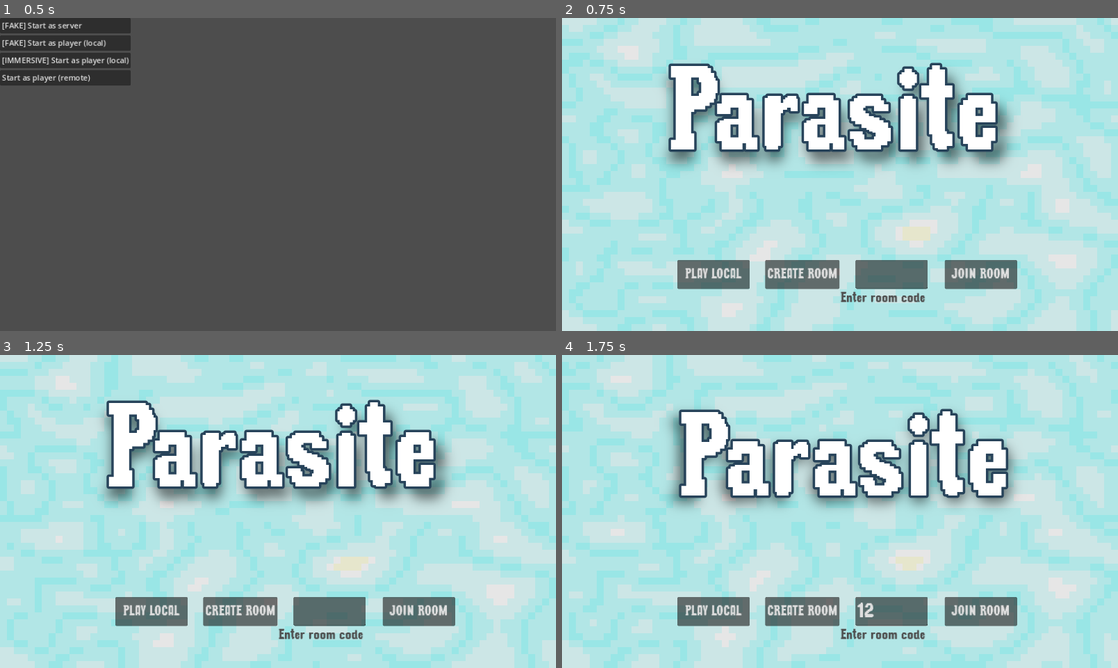
Above: before the commit, frames 1-4 (two rows, left to right).
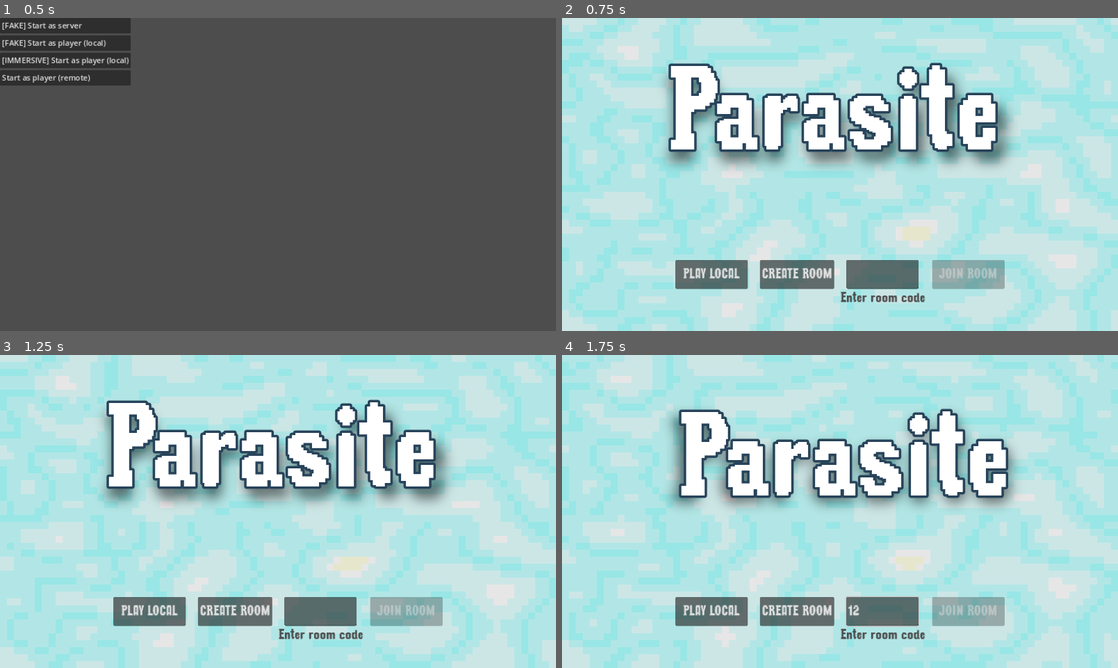
Above: after the commit, the same moments.

Repository: patator62180/GDWL_67
Game: Godot game, scene res://scenes/main/main.tscn
Two runs of this game, one before a commit and one after it. Both use one fixed random seed, a clock stepped at 60 frames per second and the inputs below.
Inputs (mouse positions are in pixels of both pictures, inside the frame that each line leads up to):
- Up to frame 1 (0.5 s): no input
- Up to frame 2 (0.75 s): click "[FAKE] Start as player (local)" at 0.5 s
- Up to frame 3 (1.25 s): no input
- Up to frame 4 (1.75 s): click (890, 611) at 1.27 s; type "12" at 1.35 s

Frame 1 is identical in both runs. In frame 2, 2.5% of the frame differs, in the area x 20-82%, y 77-87%; in frame 3, 2.5%; in frame 4, 2.7%.

Commit message:
Room code disable if <4 char

Diff:
--- a/scenes/menus/choices_screen.gd
+++ b/scenes/menus/choices_screen.gd
@@ -5,7 +5,7 @@
 @export var create_button: Button
 @export var join_button: Button
 @export var play_local_button: Button
-@export var join_room_code: TextEdit
+@export var join_room_code: LineEdit
 @export var game_scene: PackedScene
 @export var node_to_replace: Node
 @export var animation_player: AnimationPlayer
@@ -17,6 +17,7 @@
     create_button.pressed.connect(create_game_room)
     join_button.pressed.connect(join_game_room)
     play_local_button.pressed.connect(on_play_local)
+    join_room_code.text_changed.connect(on_join_room_code_changed)
 
 func on_play_local():
     var game = game_scene.instantiate()
@@ -49,3 +50,6 @@
         visible = false
     else:
         animation_player.play('shake')
+
+func on_join_room_code_changed(_text):
+    join_button.disabled = len(join_room_code.text) != 4
--- a/scenes/menus/menus.tscn
+++ b/scenes/menus/menus.tscn
@@ -126,27 +126,29 @@
 theme_override_font_sizes/font_size = 30
 text = "CREATE ROOM"
 
-[node name="JoinRoomCode" type="TextEdit" parent="CanvasLayer/Viewport/ChoicesScreen/HBoxContainer"]
-custom_minimum_size = Vector2(150, 60)
+[node name="JoinRoomCode" type="LineEdit" parent="CanvasLayer/Viewport/ChoicesScreen/HBoxContainer"]
+custom_minimum_size = Vector2(150, 0)
 layout_mode = 2
 size_flags_horizontal = 6
 theme = ExtResource("3_sn0x5")
-theme_override_font_sizes/font_size = 45
+max_length = 4
 
 [node name="JoinButtonContainer" type="Control" parent="CanvasLayer/Viewport/ChoicesScreen/HBoxContainer"]
 custom_minimum_size = Vector2(150, 60)
 layout_direction = 1
 layout_mode = 2
+size_flags_horizontal = 6
 
 [node name="JoinButton" type="Button" parent="CanvasLayer/Viewport/ChoicesScreen/HBoxContainer/JoinButtonContainer"]
 custom_minimum_size = Vector2(150, 60)
 layout_mode = 2
-offset_left = 15.0
-offset_right = 165.0
+offset_left = 1.0
+offset_right = 151.0
 offset_bottom = 60.0
 size_flags_horizontal = 6
 theme = ExtResource("3_sn0x5")
 theme_override_font_sizes/font_size = 30
+disabled = true
 text = "JOIN ROOM"
 
 [node name="EnterRoomCode" type="Label" parent="CanvasLayer/Viewport/ChoicesScreen"]
